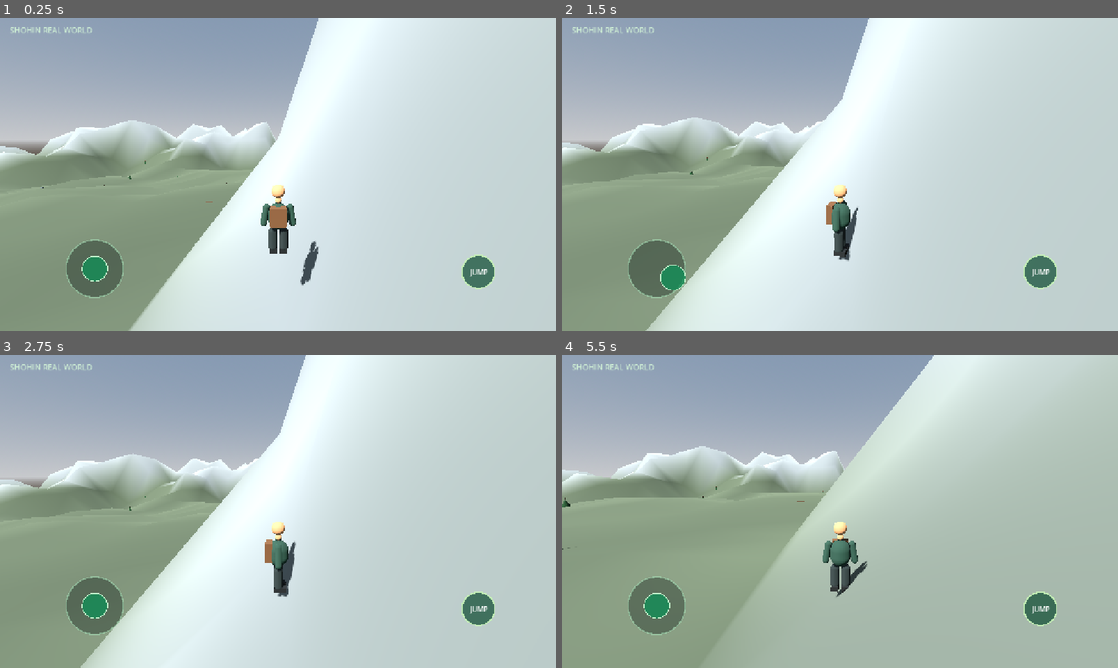
Above: before the commit, frames 1-4 (two rows, left to right).
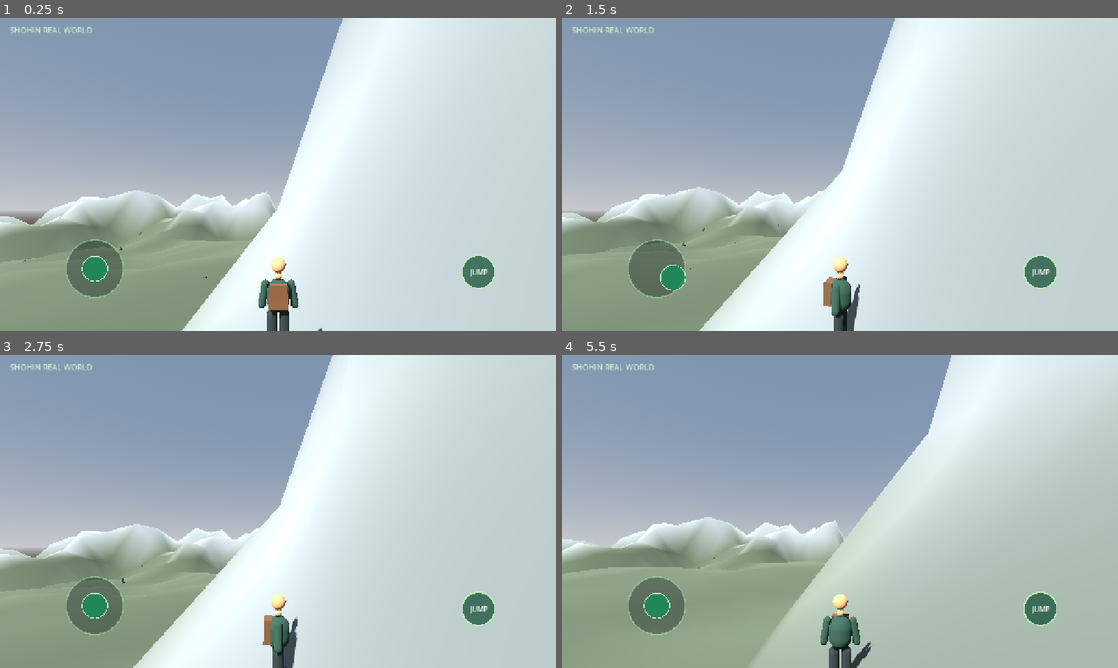
Above: after the commit, the same moments.

Repository: shohintajikistan/SHOHIN-REAL-WORLD
Game: Godot game, scene res://scenes/main.tscn
The game is run twice, just before and just after one commit, with the same random seed, the same clock (stepped at 60 frames per second) and the same inputs.
Inputs (mouse positions are in pixels of both pictures, inside the frame that each line leads up to):
- Up to frame 1 (0.25 s): no input
- Up to frame 2 (1.5 s): move the mouse to (962, 158) at 0.52 s; hold D 0.53-1.25 s; hold Shift 0.53-1.25 s; click (962, 158) at 0.67 s; tap Space at 0.77 s; drag from (728, 190) to (812, 237) at 1.27 s
- Up to frame 3 (2.75 s): move the mouse to (333, 442) at 2.02 s; hold D from 2.03 s (still down); hold Shift from 2.03 s (still down)
- Up to frame 4 (5.5 s): release D at 2.75 s; release Shift at 2.75 s; tap Enter at 2.75 s; drag from (812, 574) to (673, 464) at 2.77 s; move the mouse to (1006, 558) at 3.52 s; hold A 3.53-4.25 s; hold Shift 3.53-4.25 s; tap Space at 3.77 s; drag from (673, 464) to (756, 433) at 4.27 s; move the mouse to (867, 511) at 5.02 s; hold S from 5.03 s (still down); hold Shift from 5.03 s (still down); click (867, 511) at 5.17 s

The runs differ from the first frame. In frame 1, 30% of the frame differs, in the area x 0-63%, y 0-100%; in frame 2, 28%; in frame 3, 28%; in frame 4, 40%, in the area x 0-100%, y 0-100%.

Commit message:
Tune third-person camera for mobile play

Diff:
--- a/godot/scripts/player_controller.gd
+++ b/godot/scripts/player_controller.gd
@@ -7,7 +7,7 @@
 
 var move_input := Vector2.ZERO
 var camera_yaw := 0.0
-var camera_pitch := -0.16
+var camera_pitch := 0.16
 var hud: Control
 var camera_pivot: Node3D
 var body_mesh: Node3D
@@ -92,7 +92,6 @@
 	camera.current = true
 	camera.fov = 72.0
 	camera_pivot.add_child(camera)
-	camera.look_at_from_position(camera.position, Vector3(0, 0.3, 0), Vector3.UP)
 	camera.position = Vector3(0, 2.1, 6.8)
 	camera_pivot.rotation.y = camera_yaw
 	camera.rotation.x = camera_pitch
